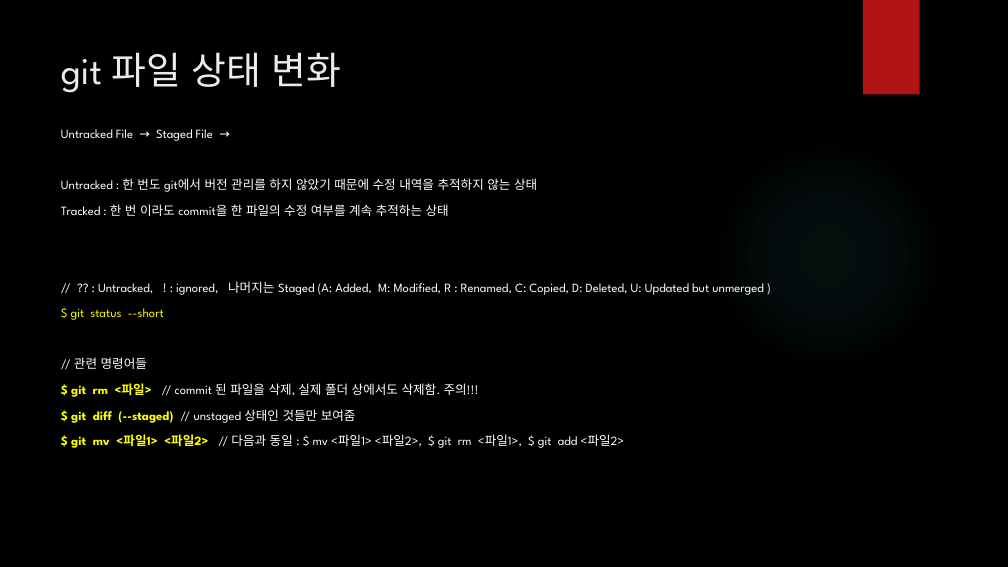
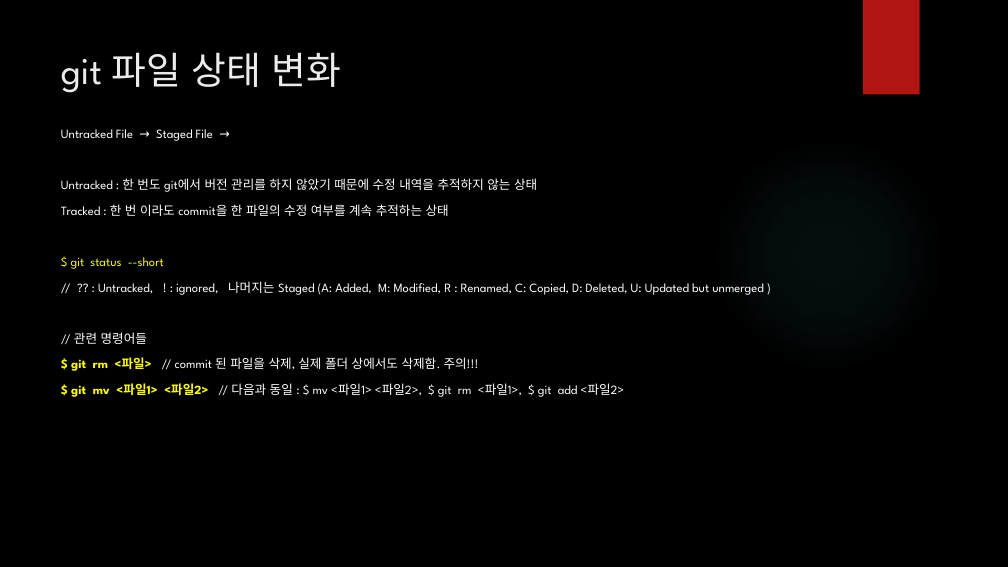
Before and after one commit to iredseal/Learning, a slide deck: slide 7 of Tools/git/SW 형상 관리.pptx. Drawn at 1008x567 pixels with LibreOffice and Linux fonts; fonts in the diff are those of the drawing; background and template pictures are left out. Boxes give left, top, right and bottom in pixels: in the first picture for what was removed or moved away, otherwise in the second. Text is boxed around its words. In the diff, an @@ line names an element or a change of style, - is before the commit and + after.

```diff
--- a/Tools/git/SW 형상 관리.pptx
+++ b/Tools/git/SW 형상 관리.pptx
@@ text at (71, 257, 164, 269): paragraph added @@
+$ git status --short
@@ text at (71, 308, 164, 320): paragraph removed @@
-$ git status --short
@@ text at (71, 409, 356, 423): paragraph removed @@
-$ git diff (--staged) // unstaged 상태인 것들만 보여줌
```
Also in this commit, not shown: 15 other slides changed, 3 other files.
